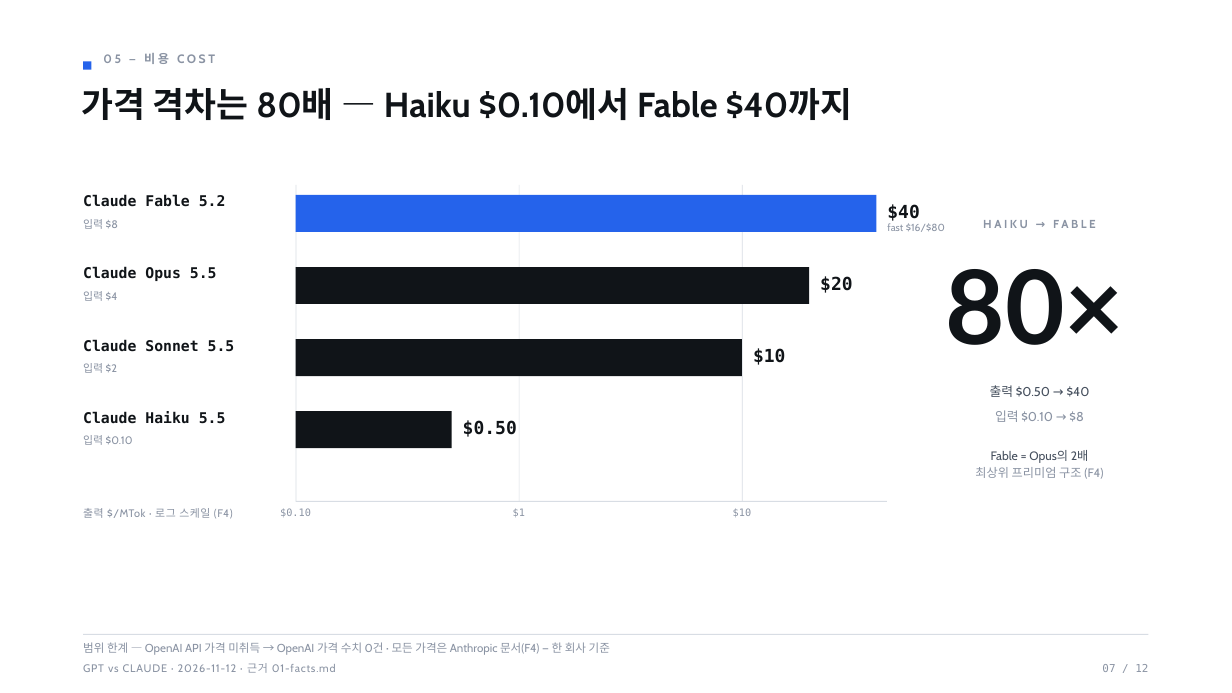
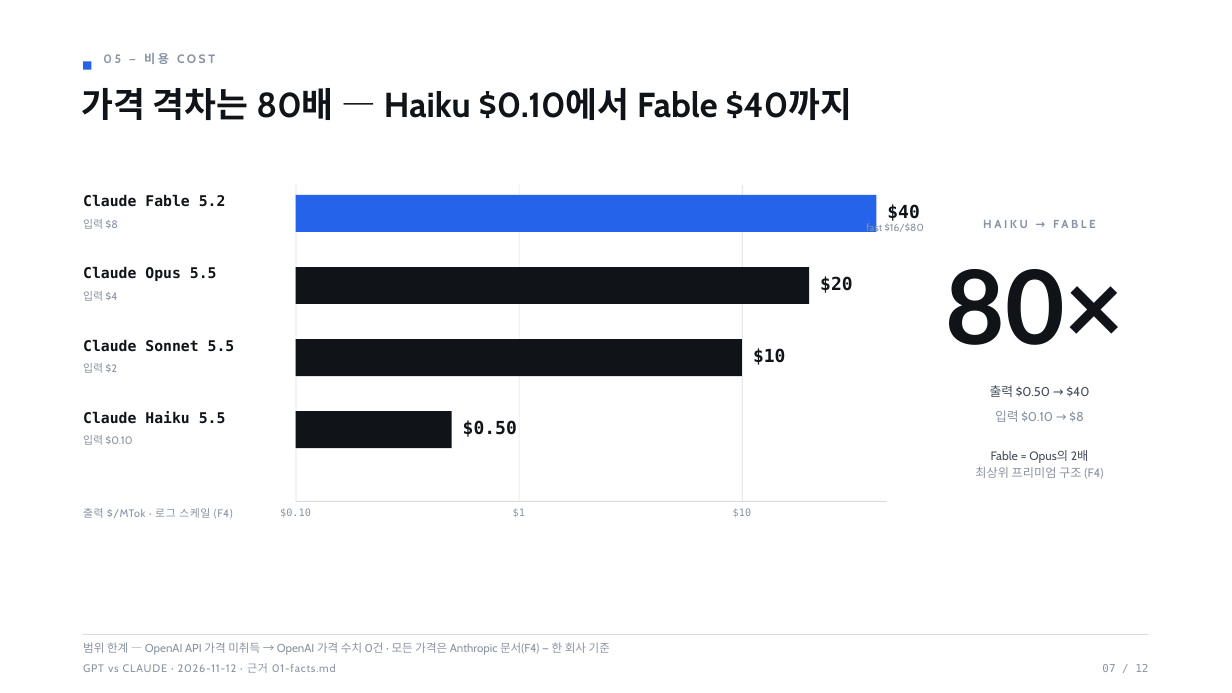
Before and after one commit to yjj3019/AI-Harness, a slide deck: slide 7 of docs/practice/ai-model-competition-2026-11-12/03-deck.pptx. Drawn at 1232x693 pixels with LibreOffice and Linux fonts; fonts in the diff are those of the drawing. Boxes give left, top, right and bottom in pixels: in the first picture for what was removed or moved away, otherwise in the second. Text is boxed around its words. In the diff, an @@ line names an element or a change of style, - is before the commit and + after.

Commit message:
docs(practice): HTML design-stage workflow (build_html.py) + v5.1 bookkeeping rebuild
User-requested workflow: iterate in HTML (1280x720, px=in*96, same fonts/palette), finalize to PPTX only after approval. Hard gate: HTML approval never substitutes PPTX verification (full gate always: check_office + LibreOffice render 12/12 sha-match + full re-read + scorecard). HTML fidelity re-read found 1 real defect (S7 fast-label vs HAIKU-FABLE collision) fixed in both generators. Artifacts 6->7 (cover copy synced: ARTIFACTS 07). v5.1 sha256 562771ff, render9 12/12, 0 defects.

```diff
--- a/docs/practice/ai-model-competition-2026-11-12/03-deck.pptx
+++ b/docs/practice/ai-model-competition-2026-11-12/03-deck.pptx
@@ text "fast $16/$80": place and size @@
-text "fast $16/$80" at bbox=[887, 223, 945, 232]
+text "fast $16/$80" at bbox=[866, 222, 924, 233]
@@ text "fast $16/$80" at bbox=[866, 222, 924, 233]: alignment left to right @@
```
Also in this commit, not shown: 1 other slide changed, 4 other files.
